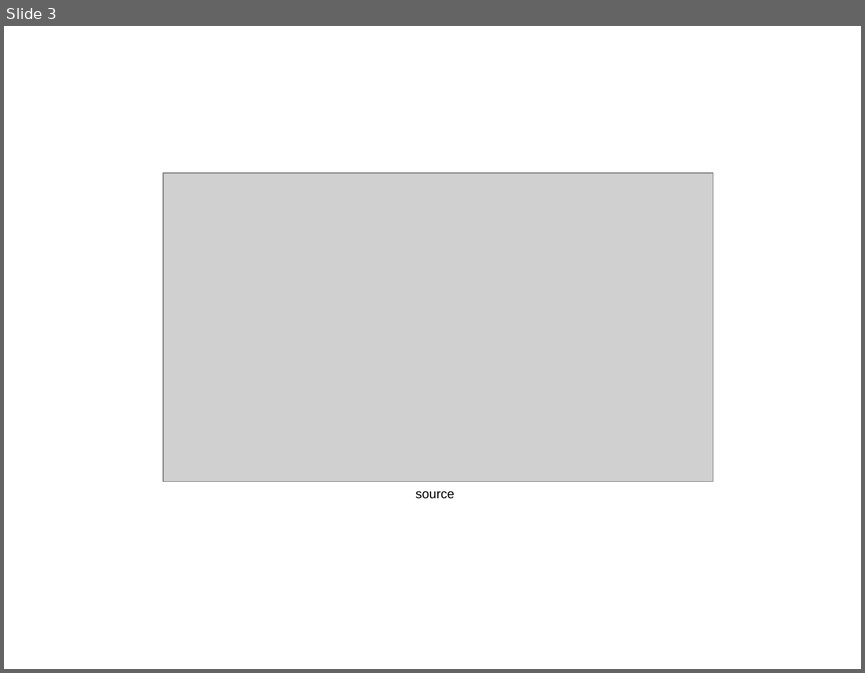
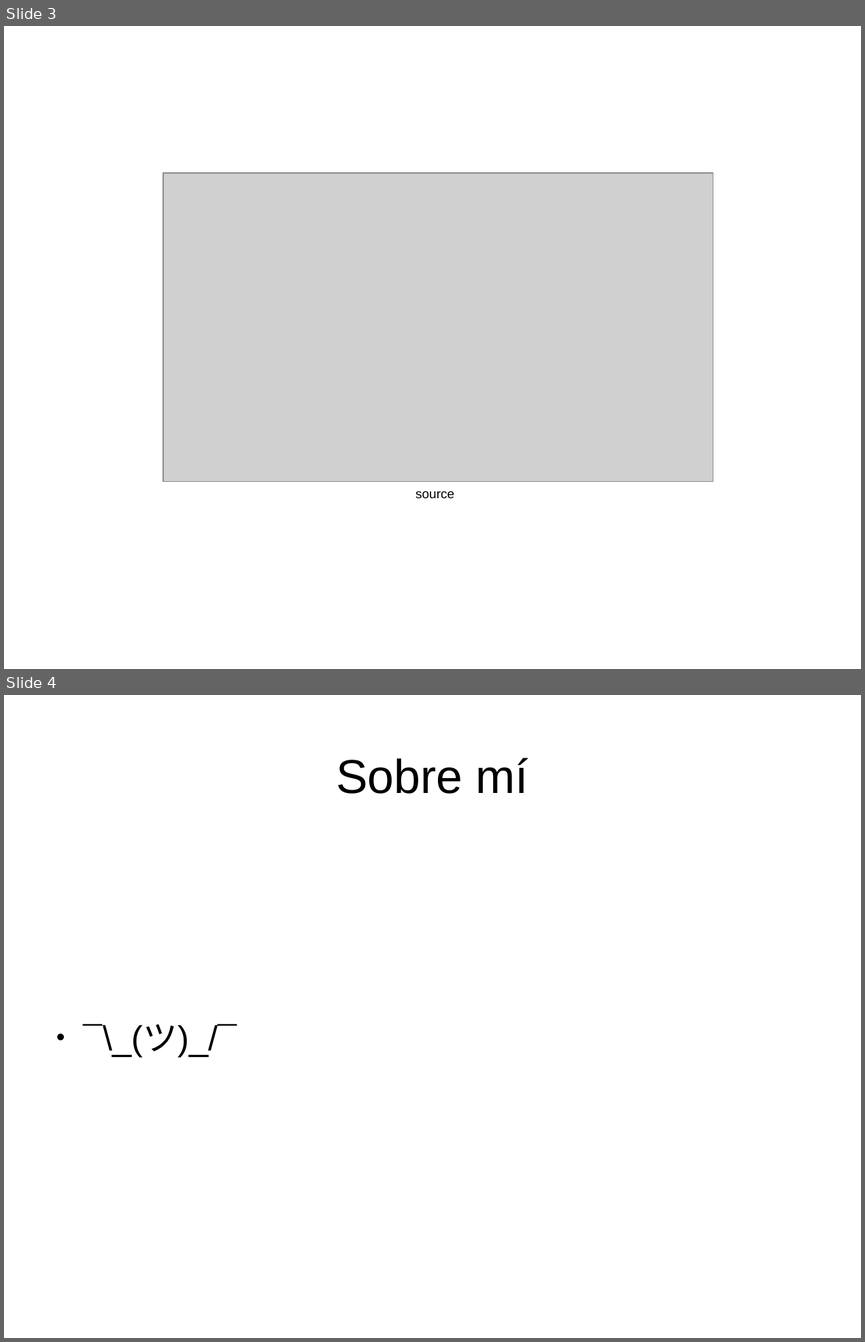
Before and after one commit to Achifaifa/slides, a slide deck: EE25-ply/ply.odp. Shown one above the other, each under a label of ours: slide 3 before the commit, slides 3 and 4 after it. The pictures are 865x673 and 865x1342 pixels, drawn with LibreOffice and Linux fonts; fonts in the diff are those of the drawing; grey boxes stand for pictures. Boxes give left, top, right and bottom in pixels: in the first picture for what was removed or moved away, otherwise in the second. Text is boxed around its words. In the diff, an @@ line names an element or a change of style, - is before the commit and + after.

```diff
--- a/EE25-ply/ply.odp
+++ b/EE25-ply/ply.odp
@@ slide 4 added at [4,695,861,1338], background #FFFFFF @@
@@ title added at [336,758,529,794], 44 pt, text #000000 @@
+Sobre mí
@@ text added at [84,1023,237,1057], 32 pt, text #000000 @@
+● ¯\_(ツ)_/¯
```
Also in this commit, not shown: 3 slides changed, 22 other slides added, 7 slides removed, 6 other files.
